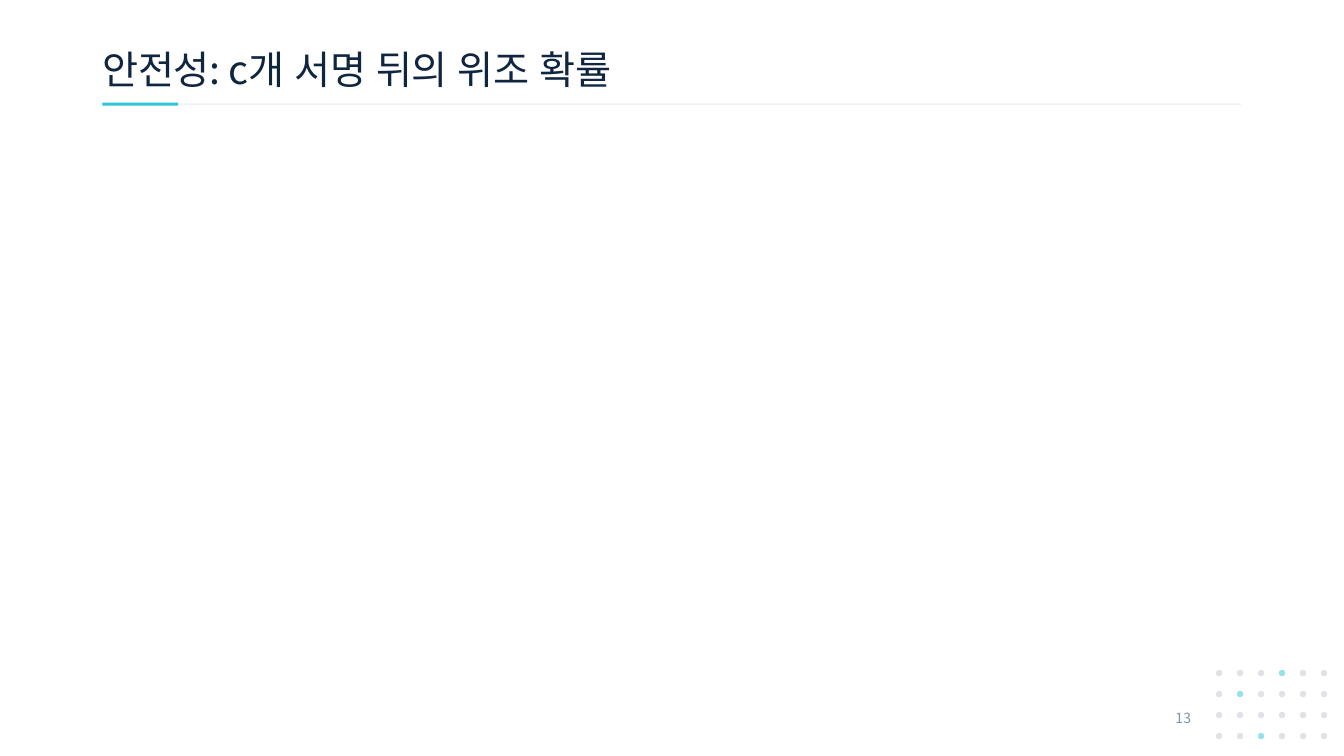
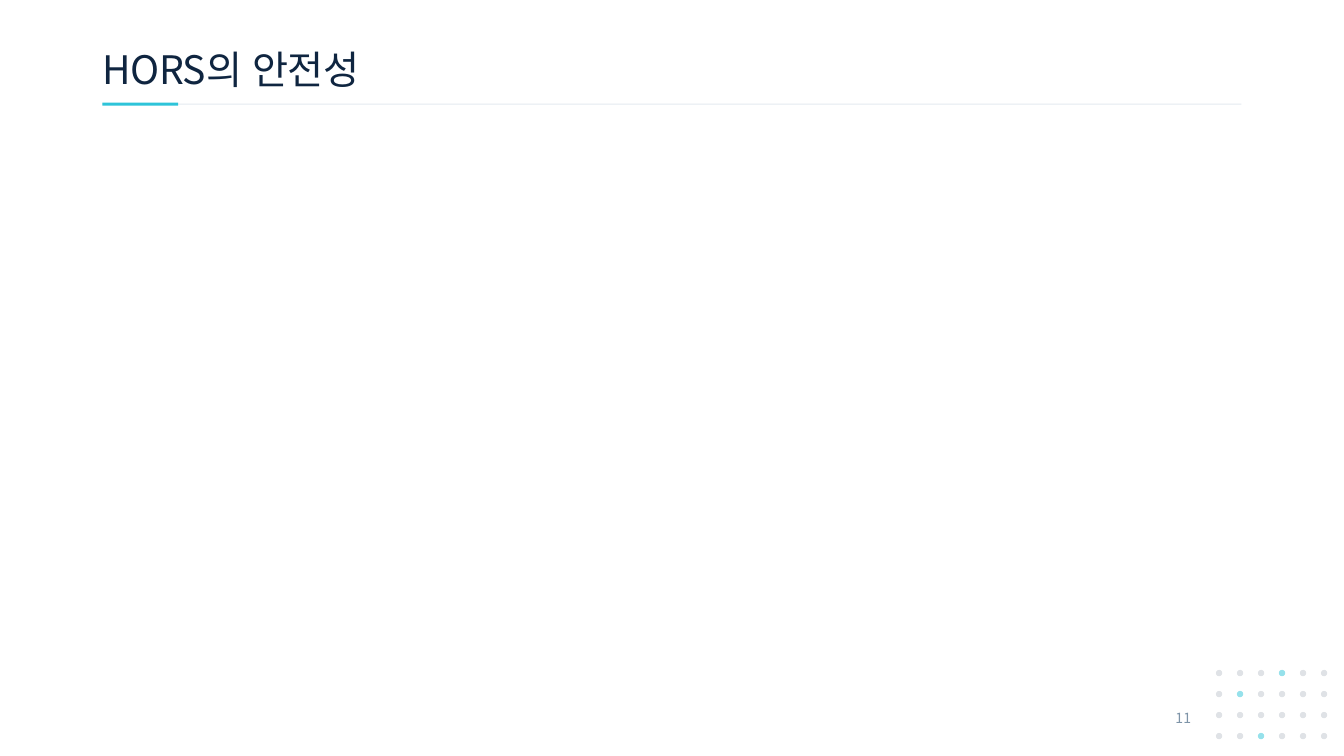
Before and after one commit to giyuubin/PQC, a slide deck: slide 11 of presentation/1007_18_SPHINCS-FTS-and-Virtual-Hypertree.pptx (slide 13 before the commit). Drawn at 1344x756 pixels with LibreOffice and Linux fonts; fonts in the diff are those of the drawing; grey boxes stand for pictures. Boxes give left, top, right and bottom in pixels: in the first picture for what was removed or moved away, otherwise in the second. Text is boxed around its words. In the diff, an @@ line names an element or a change of style, - is before the commit and + after.

```diff
--- a/presentation/1007_18_SPHINCS-FTS-and-Virtual-Hypertree.pptx
+++ b/presentation/1007_18_SPHINCS-FTS-and-Virtual-Hypertree.pptx
@@ title at <box>102,51,359,87</box>: text changed @@
-안전성: c개 서명 뒤의 위조 확률
+HORS의 안전성
@@ page number at <box>1175,713,1191,723</box>: text changed @@
-13
+11
```
Also in this commit, not shown: 21 other slides changed, 3 slides added, 8 slides removed.
